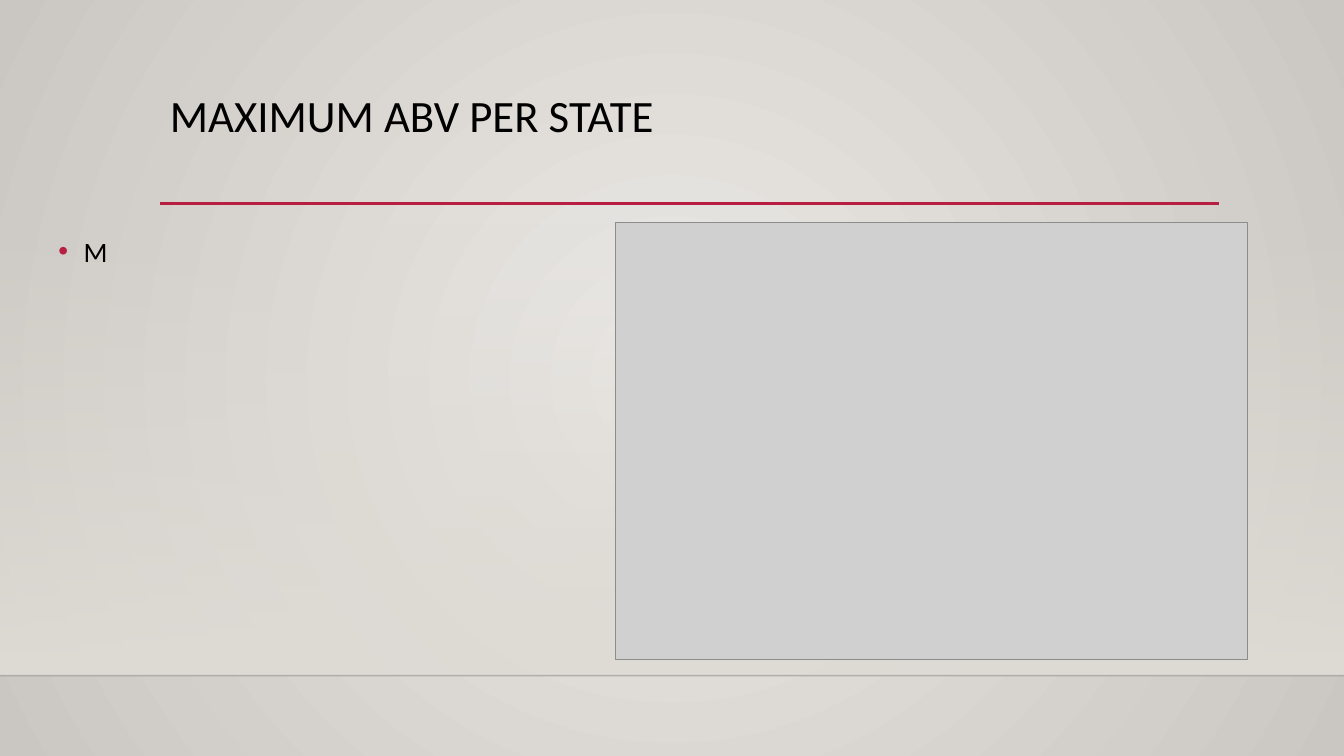
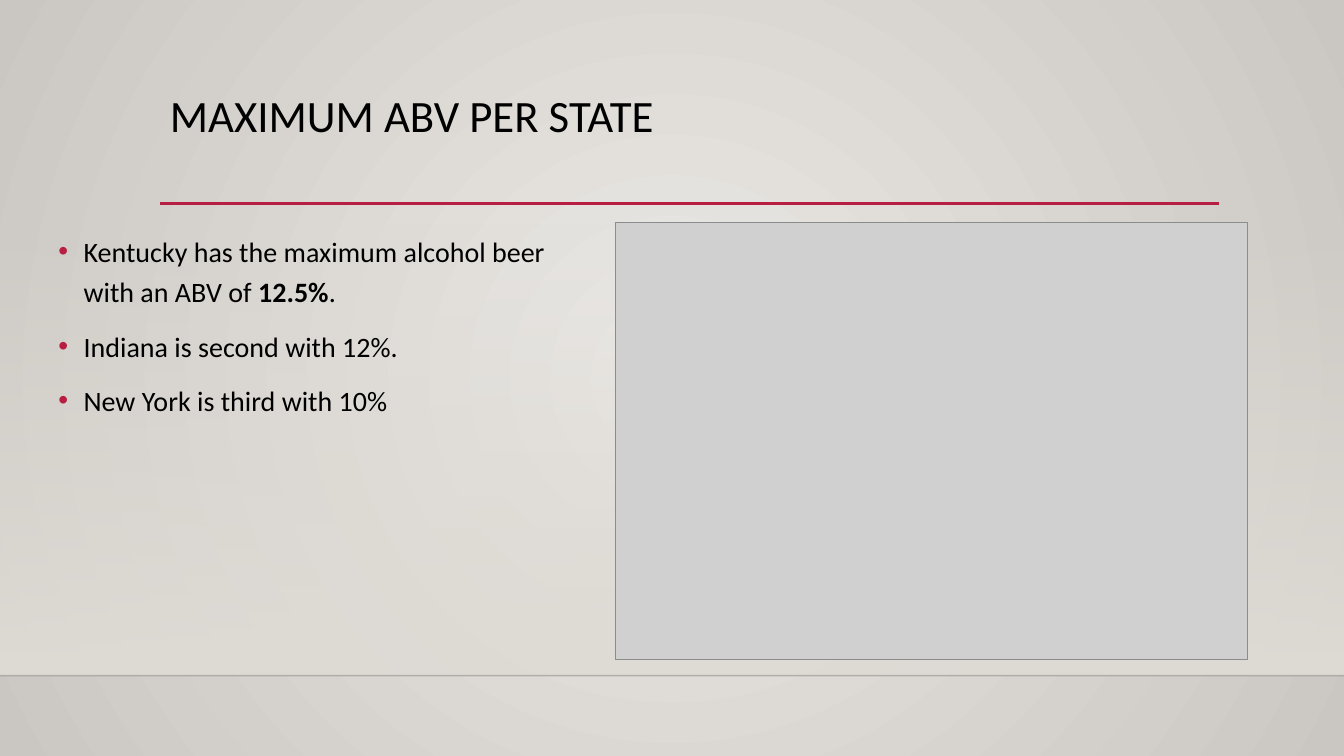
Before and after one commit to sajmera9/BeerCaseStudy1, a slide deck: slide 6 of CaseStudy1_Final_Presentation.pptx. Drawn at 1344x756 pixels with LibreOffice and Linux fonts; fonts in the diff are those of the drawing; grey boxes stand for pictures; background and template pictures are left out. Boxes give left, top, right and bottom in pixels: in the first picture for what was removed or moved away, otherwise in the second. Text is boxed around its words. In the diff, an @@ line names an element or a change of style, - is before the commit and + after.

```diff
--- a/CaseStudy1_Final_Presentation.pptx
+++ b/CaseStudy1_Final_Presentation.pptx
@@ text at [84, 242, 544, 412]: text changed @@
-• M
+• Kentucky has the maximum alcohol beer with an ABV of 12.5%.
+• Indiana is second with 12%.
+• New York is third with 10%
```
Also in this commit, not shown: 3 other slides changed, 3 other files.
